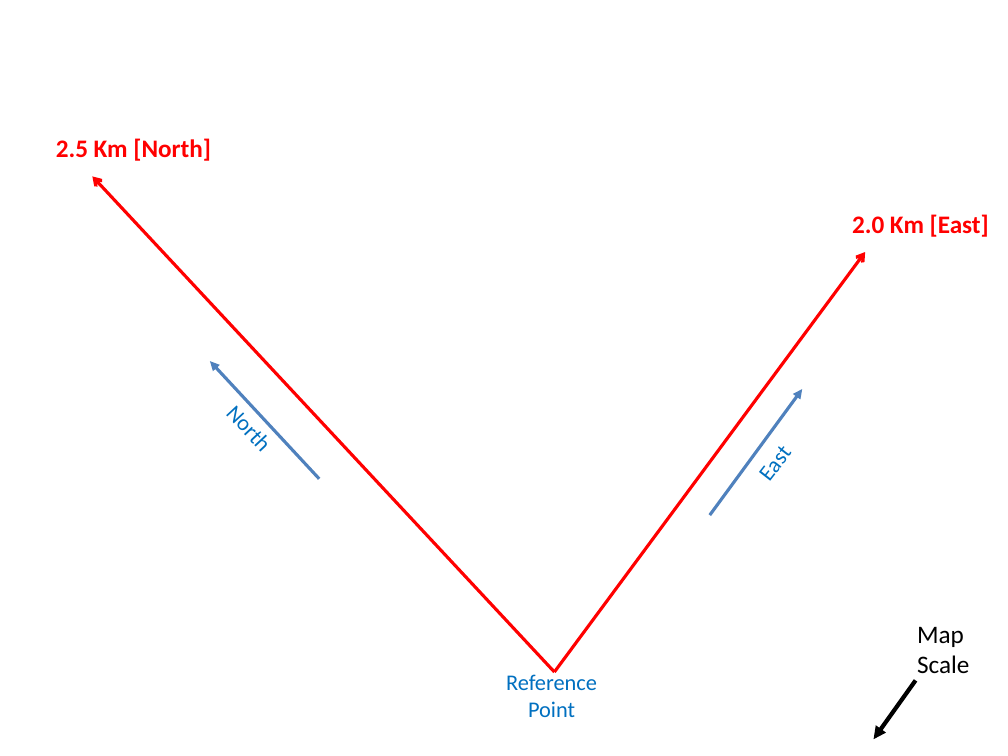
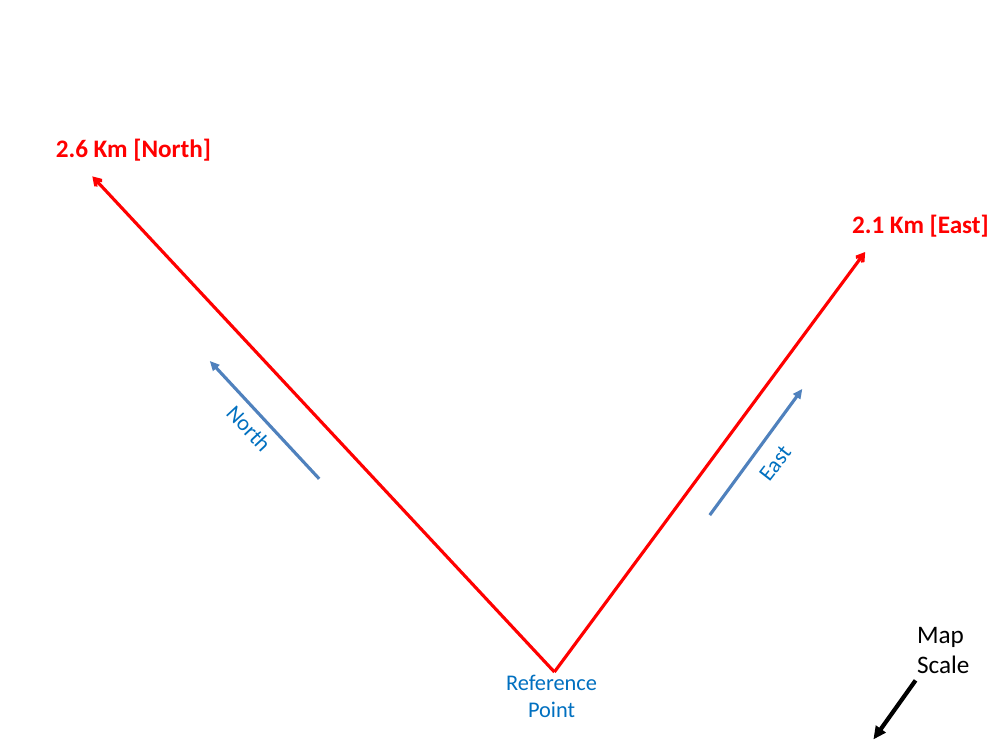
Before and after one commit to Greg5519/SPH3U0, a slide deck: slide 15 of Unit 3 Kinematics/Day01 ScalarsVectors/Displacement Mapping Activity.pptx. Drawn at 1008x756 pixels with LibreOffice and Linux fonts; fonts in the diff are those of the drawing; background and template pictures are left out. Boxes give left, top, right and bottom in pixels: in the first picture for what was removed or moved away, otherwise in the second. Text is boxed around its words. In the diff, an @@ line names an element or a change of style, - is before the commit and + after.

```diff
--- a/Unit 3 Kinematics/Day01 ScalarsVectors/Displacement Mapping Activity.pptx
+++ b/Unit 3 Kinematics/Day01 ScalarsVectors/Displacement Mapping Activity.pptx
@@ text at [56, 138, 211, 161]: text changed @@
-2.5 Km [North]
+2.6 Km [North]
@@ text at [852, 214, 989, 237]: text changed @@
-2.0 Km [East]
+2.1 Km [East]
```
Also in this commit, not shown: 4 other slides changed, 1 slide added, 1 other file.
